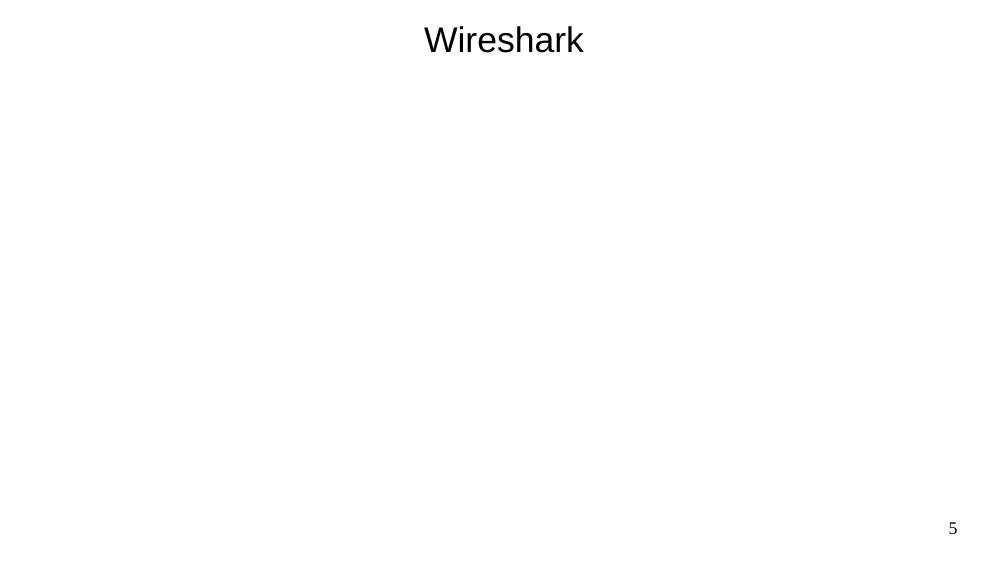
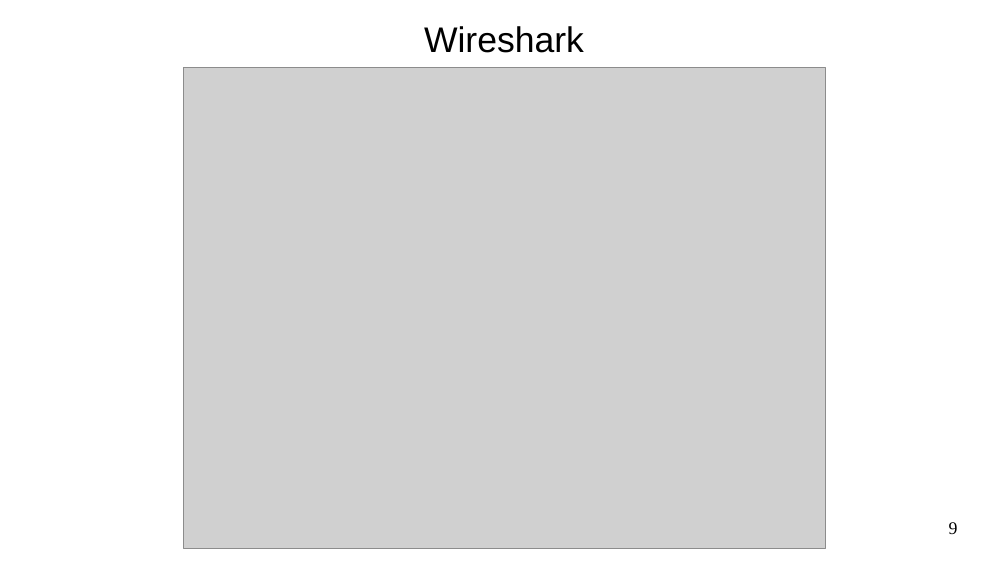
Before and after one commit to steelcraft/stud-lab, a slide deck: slide 9 of Лекции/CBNET01#L5.odp (slide 5 before the commit). Drawn at 1008x567 pixels with LibreOffice and Linux fonts; fonts in the diff are those of the drawing; grey boxes stand for pictures. Boxes give left, top, right and bottom in pixels: in the first picture for what was removed or moved away, otherwise in the second. Text is boxed around its words. In the diff, an @@ line names an element or a change of style, - is before the commit and + after.

```diff
--- a/Лекции/CBNET01#L5.odp
+++ b/Лекции/CBNET01#L5.odp
@@ picture added at box(184, 68, 826, 549) @@
@@ page number at box(949, 522, 958, 534): text changed @@
-5
+9
```
Also in this commit, not shown: 2 other slides changed, 5 slides added, 1 slide removed.
